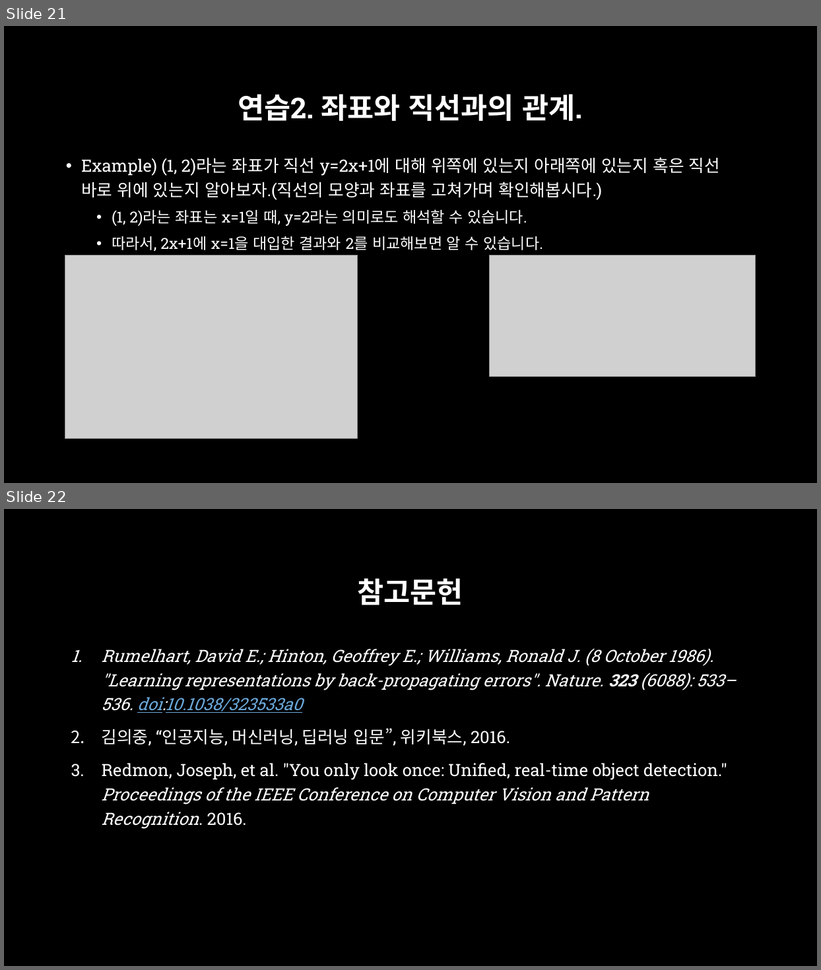
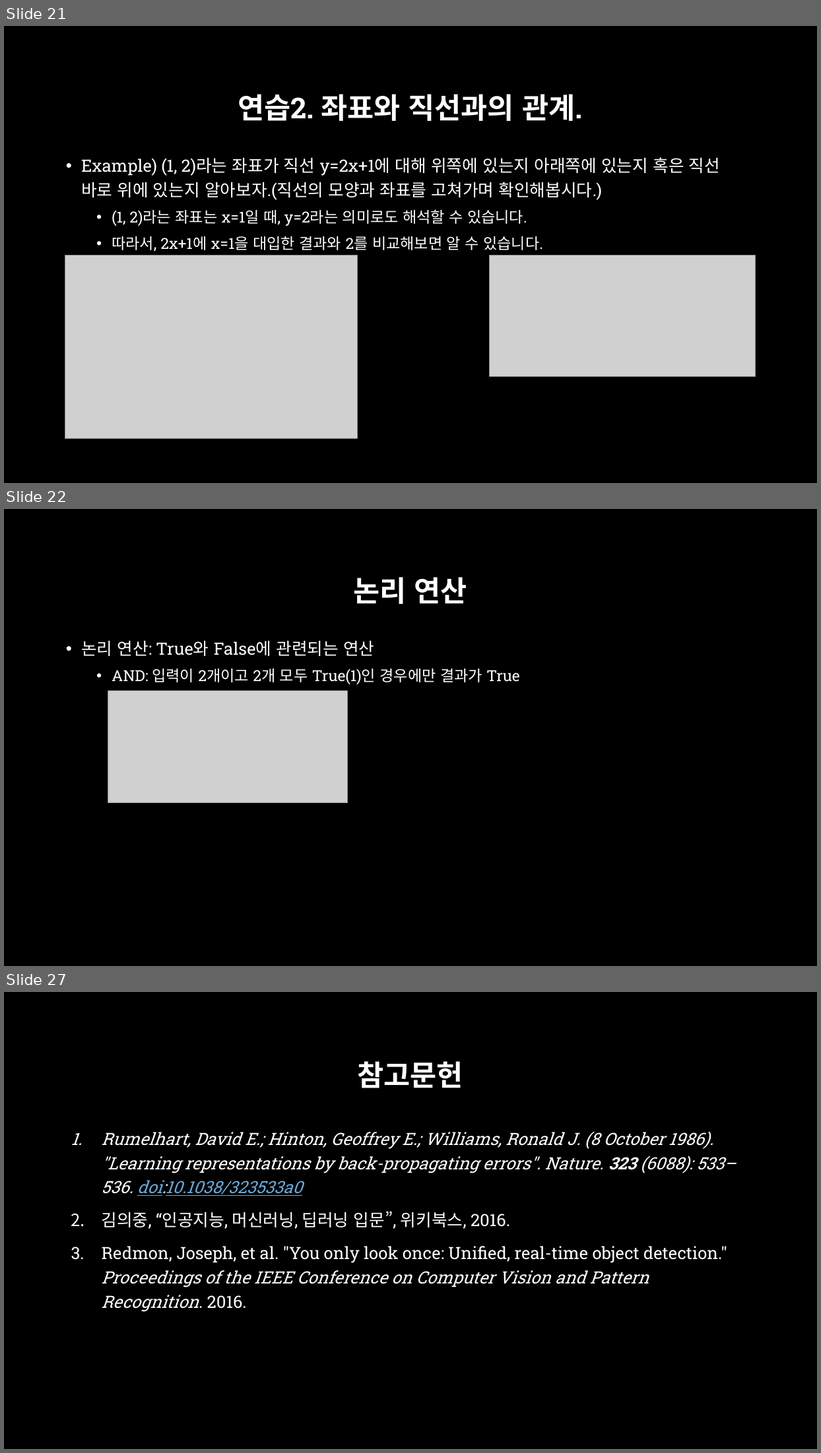
Before and after one commit to across0406/2017-GNU-Science-Camp-of-Computer-Science, a slide deck: ppt/2. 실습환경 및 Python 기초.pptx. Shown one above the other, each under a label of ours: slides 21 and 22 before the commit, slides 21, 22 and 27 after it; the slides between them are not shown. The pictures are 821x970 and 821x1453 pixels, drawn with LibreOffice and Linux fonts; fonts in the diff are those of the drawing; grey boxes stand for pictures; background and template pictures are left out. Boxes give left, top, right and bottom in pixels: in the first picture for what was removed or moved away, otherwise in the second. Text is boxed around its words. In the diff, an @@ line names an element or a change of style, - is before the commit and + after.

```diff
--- a/ppt/2. 실습환경 및 Python 기초.pptx
+++ b/ppt/2. 실습환경 및 Python 기초.pptx
@@ slide 22 added at (x1=4, y1=509, x2=817, y2=966), background picture (left out) @@
@@ title added at (x1=353, y1=577, x2=467, y2=604), 34 pt, text #FFFFFF, bold @@
+논리 연산
@@ text added at (x1=81, y1=640, x2=520, y2=685), 18 pt, text #FFFFFF @@
+• 논리 연산: True와 False에 관련되는 연산
+  • AND: 입력이 2개이고 2개 모두 True(1)인 경우에만 결과가 True
@@ picture added at (x1=108, y1=691, x2=348, y2=803) @@
@@ what was slide 22 is now slide 27 @@
```
Also in this commit, not shown: 1 slide changed, 4 other slides added, 1 other file.
